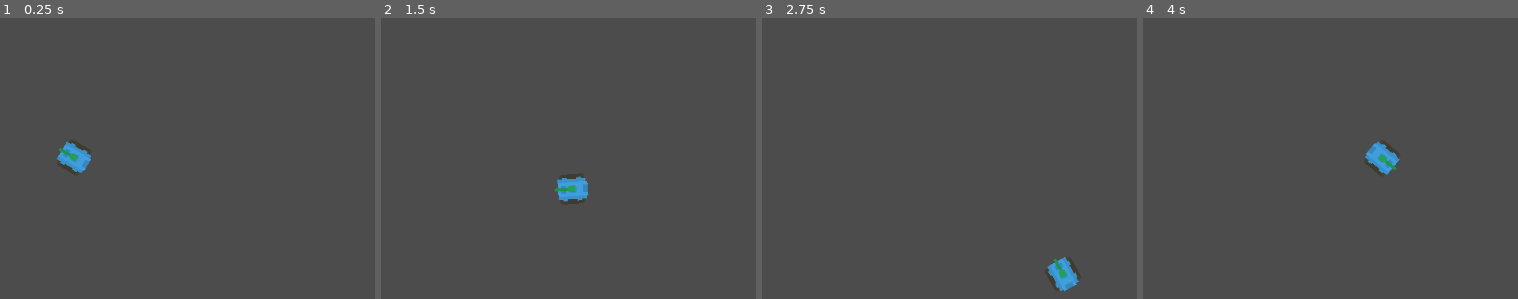
Above: before the commit, frames 1-4 (left to right).
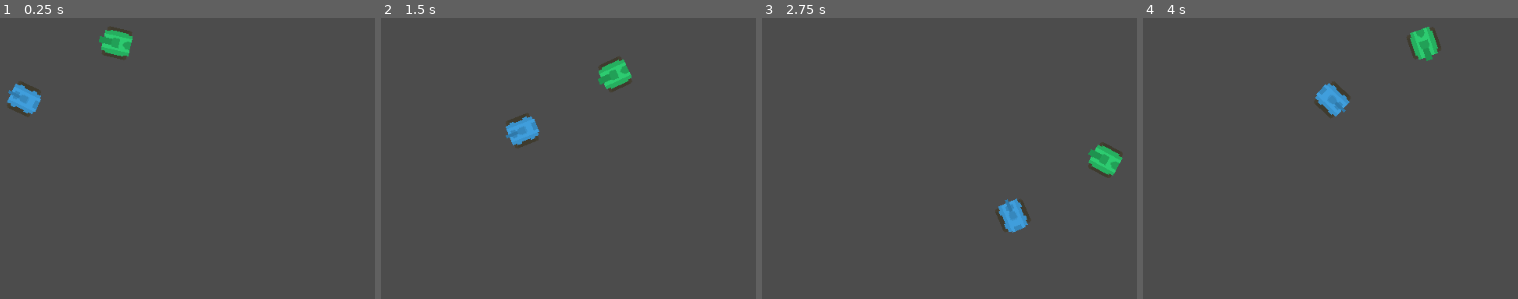
Above: after the commit, the same moments.

Repository: antonioaugustoalves/rogue-tankv2
Game: Godot game, scene res://scenes/Test.tscn
Same seed, same stepped clock (60 frames per second), same inputs: the game is played once before the commit and once after it.
Inputs (mouse positions are in pixels of both pictures, inside the frame that each line leads up to):
- Up to frame 1 (0.25 s): no input
- Up to frame 2 (1.5 s): tap Enter at 0.5 s; move the mouse to (669, 158) at 0.52 s; hold Right (ui_right) 0.53-1.28 s; move the mouse to (outside the picture) at 1.27 s; hold Down (ui_down) from 1.28 s (still down)
- Up to frame 3 (2.75 s): move the mouse to (953, 79) at 2.02 s; release Down (ui_down) at 2.03 s; hold Right (ui_right) from 2.03 s (still down)
- Up to frame 4 (4 s): move the mouse to (1214, 276) at 2.77 s; release Right (ui_right) at 2.78 s; hold Up (ui_up) 2.78-3.53 s; move the mouse to (1495, 251) at 3.52 s; hold Left (ui_left) from 3.53 s (still down)

The runs differ from the first frame. In frame 1, 2.3% of the frame differs, in the area x 1-36%, y 3-56%; in frame 2, 2.3%; in frame 3, 2.3%, in the area x 62-97%, y 44-98%; in frame 4, 2.3%.

Commit message:
Lista de códigos criados na aula do dia 25-out-23

Diff:
--- a/scenes/Test.tscn
+++ b/scenes/Test.tscn
@@ -5,4 +5,13 @@
 [node name="Test" type="Node"]
 
 [node name="Tank" parent="." instance=ExtResource( 1 )]
-position = Vector2( 463, 269 )
+position = Vector2( 399, 194 )
+rotation = -18.9605
+tankBody = 1
+barrelType = 1
+
+[node name="Tank2" parent="." instance=ExtResource( 1 )]
+position = Vector2( 517, 122 )
+rotation = -6.1754
+tankBody = 4
+barrelType = 6
--- a/scripts/Tank.gd
+++ b/scripts/Tank.gd
@@ -1,3 +1,4 @@
+tool
 extends KinematicBody2D
 
 var speed = 200 # Quantos pixels por segundo
@@ -6,26 +7,58 @@
 var pre_bulllet = preload("res://scenes/Bullet.tscn")
 
 #lista de skins do tank 18/10 =
-var tank_bodies = [
+var bodies = [
 	"res://sprites/tankBody_bigRed.png",
-	"res://sprites/tankBody_bigRed_outline.png",
 	"res://sprites/tankBody_blue.png",
-	"res://sprites/tankBody_blue_outline.png",
 	"res://sprites/tankBody_dark.png",
 	"res://sprites/tankBody_darkLarge.png",
-	"res://sprites/tankBody_darkLarge_outline.png"
+	"res://sprites/tankBody_green.png",
+	"res://sprites/tankBody_huge.png",
+	"res://sprites/tankBody_red.png",
+	"res://sprites/tankBody_sand.png"
 ]
+var barrels = [
+	"res://sprites/tankBlue_barrel1.png",
+	"res://sprites/tankBlue_barrel2.png",
+	"res://sprites/tankBlue_barrel3.png",
+	"res://sprites/tankDark_barrel1.png",
+	"res://sprites/tankDark_barrel2.png",
+	"res://sprites/tankDark_barrel3.png",
+	"res://sprites/tankGreen_barrel1.png",
+	"res://sprites/tankGreen_barrel2.png",
+	"res://sprites/tankGreen_barrel3.png",
+	"res://sprites/tankRed_barrel1.png",
+	"res://sprites/tankRed_barrel2.png",
+	"res://sprites/tankRed_barrel3.png",
+	"res://sprites/tankSand_barrel1.png",
+	"res://sprites/tankSand_barrel2.png",
+	"res://sprites/tankSand_barrel3.png"
+]
+export(int,
+"Big Red", "blue","dark",
+"darkLarge","green","huge",
+"red","sand") var tankBody = 6 setget set_body
 
+export(int,
+"Blue 1", "Blue 2", "Blue 3",
+"Dark 1", "Dark 2", "Dark 3",
+"Green 1", "Green 2", "Green 3",
+"Red 1", "Red 2", "REd 3",
+"Sand 1", "Sand 2", "Sand 3") var barrelType = 2 setget set_barrel
 
 # Called when the node enters the scene tree for the first time.
 func _ready():
-	#print(tank_bodies[0])
-	$sprite.texture = load(tank_bodies[2])
-	pass # Replace with function body.
+	pass
 
 
+func _draw():
+	$sprite.texture = load(bodies[tankBody])
+	$Barrel/sprite.texture = load(barrels[barrelType])
 # Called every frame. 'delta' is the elapsed time since the previous frame.
 func _process(delta):
+	if Engine.editor_hint:
+		return
+
 	var dir_x = 0
 	var dir_y = 0
 	if Input.is_action_pressed("ui_right"):
@@ -51,3 +84,13 @@
 	translate(Vector2(dir_x, dir_y) * delta * speed)
 	# próxima aula a partir do video 15.11
 	look_at(get_global_mouse_position())
+
+func set_body(val):
+	tankBody = val
+	if Engine.editor_hint:
+		update()
+
+func set_barrel(val):
+	barrelType = val
+	if Engine.editor_hint:
+		update()
Not shown, added: Aula_25_11_23.pdf
